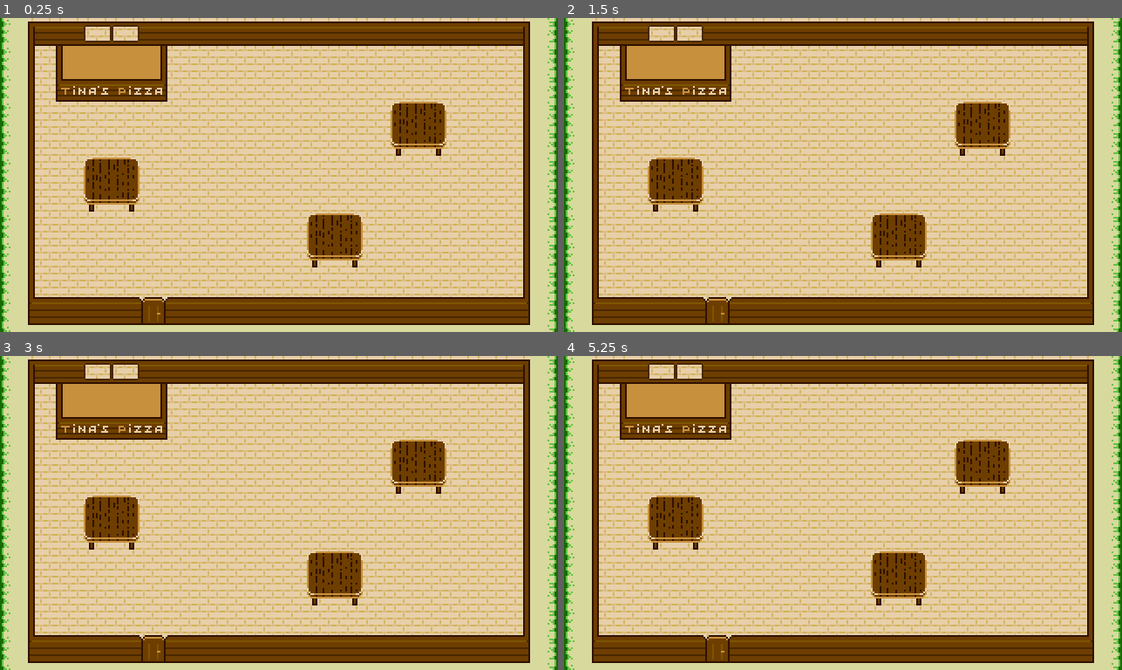
Above: before the commit, frames 1-4 (two rows, left to right).
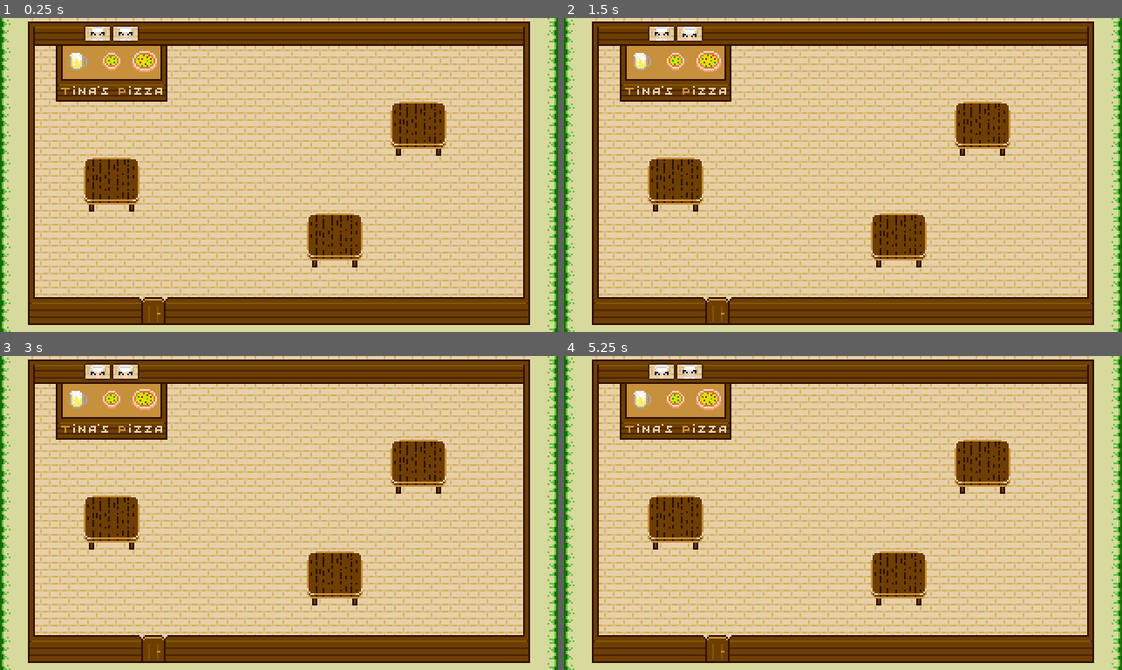
Above: after the commit, the same moments.

Repository: mikecodev/LowEffortJam18
Game: Godot game, scene res://levels/MainScene.tscn
Two runs of this game, one before a commit and one after it. Both use one fixed random seed, a clock stepped at 60 frames per second and the inputs below. This scene is started directly instead of the project's main scene.
Inputs:
- Up to frame 1 (0.25 s): no input
- Up to frame 2 (1.5 s): hold Right (ui_right) 0.53-1.28 s; hold Down (ui_down) from 1.28 s (still down)
- Up to frame 3 (3 s): release Down (ui_down) at 2.03 s; hold Right (ui_right) 2.03-2.78 s; hold Up (ui_up) from 2.78 s (still down)
- Up to frame 4 (5.25 s): release Up (ui_up) at 3.53 s; hold Left (ui_left) 3.53-5.03 s; hold Down (ui_down) from 5.03 s (still down)

The runs differ from the first frame. In frame 1, 0.6% of the frame differs, in the area x 12-29%, y 2-18%; in frame 2, 0.6%; in frame 3, 0.6%; in frame 4, 0.6%.

Commit message:
Pizza entity and spawner

Diff:
--- a/entities/Bubble.tscn
+++ b/entities/Bubble.tscn
@@ -15,21 +15,21 @@
 atlas = ExtResource( 1 )
 region = Rect2( 64, 0, 16, 16 )
 
+[sub_resource type="AtlasTexture" id=3]
+atlas = ExtResource( 1 )
+region = Rect2( 48, 0, 16, 16 )
+
 [sub_resource type="AtlasTexture" id=2]
 atlas = ExtResource( 1 )
 region = Rect2( 16, 0, 16, 16 )
 
-[sub_resource type="AtlasTexture" id=3]
+[sub_resource type="AtlasTexture" id=8]
 atlas = ExtResource( 1 )
-region = Rect2( 48, 0, 16, 16 )
+region = Rect2( 32, 0, 16, 16 )
 
 [sub_resource type="AtlasTexture" id=7]
 atlas = ExtResource( 1 )
 region = Rect2( 80, 0, 16, 16 )
-
-[sub_resource type="AtlasTexture" id=8]
-atlas = ExtResource( 1 )
-region = Rect2( 32, 0, 16, 16 )
 
 [sub_resource type="SpriteFrames" id=4]
 animations = [ {
@@ -48,28 +48,29 @@
 "name": "disappointed",
 "speed": 5.0
 }, {
+"frames": [ SubResource( 3 ) ],
+"loop": true,
+"name": "upset",
+"speed": 5.0
+}, {
 "frames": [ SubResource( 2 ) ],
 "loop": true,
 "name": "happy",
 "speed": 5.0
 }, {
-"frames": [ SubResource( 3 ) ],
+"frames": [ SubResource( 8 ) ],
 "loop": true,
-"name": "upset",
+"name": "unhappy",
 "speed": 5.0
 }, {
 "frames": [ SubResource( 7 ) ],
 "loop": true,
 "name": "inlove",
 "speed": 5.0
-}, {
-"frames": [ SubResource( 8 ) ],
-"loop": true,
-"name": "unhappy",
-"speed": 5.0
 } ]
 
 [node name="Bubble" type="AnimatedSprite"]
+z_index = 12
 frames = SubResource( 4 )
 animation = "empty"
 script = ExtResource( 2 )
--- a/entities/Client.tscn
+++ b/entities/Client.tscn
@@ -3,6 +3,7 @@
 [ext_resource path="res://entities/Client.gd" type="Script" id=1]
 
 [node name="Client" type="Node2D"]
+z_index = 12
 script = ExtResource( 1 )
 
 [node name="PatienceTimer" type="Timer" parent="."]
--- a/entities/Movable.tscn
+++ b/entities/Movable.tscn
@@ -39,6 +39,18 @@
 radius = 3.0
 height = 2.0
 
+[sub_resource type="AtlasTexture" id=16]
+atlas = ExtResource( 8 )
+region = Rect2( 0, 0, 16, 16 )
+
+[sub_resource type="AtlasTexture" id=17]
+atlas = ExtResource( 8 )
+region = Rect2( 16, 0, 16, 16 )
+
+[sub_resource type="AtlasTexture" id=18]
+atlas = ExtResource( 8 )
+region = Rect2( 32, 0, 16, 16 )
+
 [sub_resource type="AtlasTexture" id=7]
 atlas = ExtResource( 3 )
 region = Rect2( 0, 0, 16, 16 )
@@ -51,18 +63,6 @@
 atlas = ExtResource( 3 )
 region = Rect2( 32, 0, 16, 16 )
 
-[sub_resource type="AtlasTexture" id=16]
-atlas = ExtResource( 8 )
-region = Rect2( 0, 0, 16, 16 )
-
-[sub_resource type="AtlasTexture" id=17]
-atlas = ExtResource( 8 )
-region = Rect2( 16, 0, 16, 16 )
-
-[sub_resource type="AtlasTexture" id=18]
-atlas = ExtResource( 8 )
-region = Rect2( 32, 0, 16, 16 )
-
 [sub_resource type="AtlasTexture" id=2]
 atlas = ExtResource( 1 )
 region = Rect2( 0, 0, 16, 16 )
@@ -113,16 +113,16 @@
 
 [sub_resource type="SpriteFrames" id=4]
 animations = [ {
+"frames": [ SubResource( 16 ), SubResource( 17 ), SubResource( 18 ) ],
+"loop": true,
+"name": "left",
+"speed": 7.0
+}, {
 "frames": [ SubResource( 7 ), SubResource( 8 ), SubResource( 9 ) ],
 "loop": true,
 "name": "right",
 "speed": 7.0
 }, {
-"frames": [ SubResource( 16 ), SubResource( 17 ), SubResource( 18 ) ],
-"loop": true,
-"name": "left",
-"speed": 7.0
-}, {
 "frames": [ SubResource( 2 ), SubResource( 3 ) ],
 "loop": true,
 "name": "up",
@@ -153,6 +153,18 @@
 "name": "idledown",
 "speed": 5.0
 } ]
+
+[sub_resource type="AtlasTexture" id=88]
+atlas = ExtResource( 16 )
+region = Rect2( 0, 0, 16, 16 )
+
+[sub_resource type="AtlasTexture" id=89]
+atlas = ExtResource( 16 )
+region = Rect2( 16, 0, 16, 16 )
+
+[sub_resource type="AtlasTexture" id=90]
+atlas = ExtResource( 16 )
+region = Rect2( 32, 0, 16, 16 )
 
 [sub_resource type="AtlasTexture" id=91]
 atlas = ExtResource( 15 )
@@ -166,18 +178,6 @@
 atlas = ExtResource( 15 )
 region = Rect2( 32, 0, 16, 16 )
 
-[sub_resource type="AtlasTexture" id=88]
-atlas = ExtResource( 16 )
-region = Rect2( 0, 0, 16, 16 )
-
-[sub_resource type="AtlasTexture" id=89]
-atlas = ExtResource( 16 )
-region = Rect2( 16, 0, 16, 16 )
-
-[sub_resource type="AtlasTexture" id=90]
-atlas = ExtResource( 16 )
-region = Rect2( 32, 0, 16, 16 )
-
 [sub_resource type="AtlasTexture" id=38]
 atlas = ExtResource( 17 )
 region = Rect2( 0, 0, 16, 16 )
@@ -228,16 +228,16 @@
 
 [sub_resource type="SpriteFrames" id=23]
 animations = [ {
+"frames": [ SubResource( 88 ), SubResource( 89 ), SubResource( 90 ) ],
+"loop": true,
+"name": "left",
+"speed": 7.0
+}, {
 "frames": [ SubResource( 91 ), SubResource( 92 ), SubResource( 93 ) ],
 "loop": true,
 "name": "right",
 "speed": 7.0
 }, {
-"frames": [ SubResource( 88 ), SubResource( 89 ), SubResource( 90 ) ],
-"loop": true,
-"name": "left",
-"speed": 7.0
-}, {
 "frames": [ SubResource( 38 ), SubResource( 39 ) ],
 "loop": true,
 "name": "up",
@@ -268,6 +268,18 @@
 "name": "idledown",
 "speed": 5.0
 } ]
+
+[sub_resource type="AtlasTexture" id=94]
+atlas = ExtResource( 24 )
+region = Rect2( 0, 0, 16, 16 )
+
+[sub_resource type="AtlasTexture" id=95]
+atlas = ExtResource( 24 )
+region = Rect2( 16, 0, 16, 16 )
+
+[sub_resource type="AtlasTexture" id=96]
+atlas = ExtResource( 24 )
+region = Rect2( 32, 0, 16, 16 )
 
 [sub_resource type="AtlasTexture" id=97]
 atlas = ExtResource( 26 )
@@ -281,18 +293,6 @@
 atlas = ExtResource( 26 )
 region = Rect2( 32, 0, 16, 16 )
 
-[sub_resource type="AtlasTexture" id=94]
-atlas = ExtResource( 24 )
-region = Rect2( 0, 0, 16, 16 )
-
-[sub_resource type="AtlasTexture" id=95]
-atlas = ExtResource( 24 )
-region = Rect2( 16, 0, 16, 16 )
-
-[sub_resource type="AtlasTexture" id=96]
-atlas = ExtResource( 24 )
-region = Rect2( 32, 0, 16, 16 )
-
 [sub_resource type="AtlasTexture" id=47]
 atlas = ExtResource( 21 )
 region = Rect2( 0, 0, 16, 16 )
@@ -343,16 +343,16 @@
 
 [sub_resource type="SpriteFrames" id=44]
 animations = [ {
+"frames": [ SubResource( 94 ), SubResource( 95 ), SubResource( 96 ) ],
+"loop": true,
+"name": "left",
+"speed": 7.0
+}, {
 "frames": [ SubResource( 97 ), SubResource( 98 ), SubResource( 99 ) ],
 "loop": true,
 "name": "right",
 "speed": 7.0
 }, {
-"frames": [ SubResource( 94 ), SubResource( 95 ), SubResource( 96 ) ],
-"loop": true,
-"name": "left",
-"speed": 7.0
-}, {
 "frames": [ SubResource( 47 ), SubResource( 48 ) ],
 "loop": true,
 "name": "up",
@@ -383,6 +383,18 @@
 "name": "idledown",
 "speed": 5.0
 } ]
+
+[sub_resource type="AtlasTexture" id=76]
+atlas = ExtResource( 30 )
+region = Rect2( 0, 0, 16, 16 )
+
+[sub_resource type="AtlasTexture" id=77]
+atlas = ExtResource( 30 )
+region = Rect2( 16, 0, 16, 16 )
+
+[sub_resource type="AtlasTexture" id=78]
+atlas = ExtResource( 30 )
+region = Rect2( 32, 0, 16, 16 )
 
 [sub_resource type="AtlasTexture" id=83]
 atlas = ExtResource( 33 )
@@ -396,18 +408,6 @@
 atlas = ExtResource( 33 )
 region = Rect2( 32, 0, 16, 16 )
 
-[sub_resource type="AtlasTexture" id=76]
-atlas = ExtResource( 30 )
-region = Rect2( 0, 0, 16, 16 )
-
-[sub_resource type="AtlasTexture" id=77]
-atlas = ExtResource( 30 )
-region = Rect2( 16, 0, 16, 16 )
-
-[sub_resource type="AtlasTexture" id=78]
-atlas = ExtResource( 30 )
-region = Rect2( 32, 0, 16, 16 )
-
 [sub_resource type="AtlasTexture" id=79]
 atlas = ExtResource( 31 )
 region = Rect2( 0, 0, 16, 16 )
@@ -458,16 +458,16 @@
 
 [sub_resource type="SpriteFrames" id=63]
 animations = [ {
+"frames": [ SubResource( 76 ), SubResource( 77 ), SubResource( 78 ) ],
+"loop": true,
+"name": "left",
+"speed": 7.0
+}, {
 "frames": [ SubResource( 83 ), SubResource( 84 ), SubResource( 85 ) ],
 "loop": true,
 "name": "right",
 "speed": 7.0
 }, {
-"frames": [ SubResource( 76 ), SubResource( 77 ), SubResource( 78 ) ],
-"loop": true,
-"name": "left",
-"speed": 7.0
-}, {
 "frames": [ SubResource( 79 ), SubResource( 80 ) ],
 "loop": true,
 "name": "up",
@@ -500,6 +500,7 @@
 } ]
 
 [node name="Movable" type="KinematicBody2D"]
+z_index = 12
 script = ExtResource( 4 )
 
 [node name="CollisionShape2D" type="CollisionShape2D" parent="."]
@@ -511,7 +512,6 @@
 position = Vector2( 0, -8 )
 frames = SubResource( 4 )
 animation = "idledown"
-frame = 1
 playing = true
 
 [node name="asNpc01" type="AnimatedSprite" parent="."]
@@ -519,6 +519,7 @@
 position = Vector2( 0, -8 )
 frames = SubResource( 23 )
 animation = "right"
+frame = 1
 playing = true
 
 [node name="asNpc02" type="AnimatedSprite" parent="."]
@@ -526,7 +527,7 @@
 position = Vector2( 0, -8 )
 frames = SubResource( 44 )
 animation = "right"
-frame = 1
+frame = 2
 playing = true
 
 [node name="asNpc03" type="AnimatedSprite" parent="."]
--- /dev/null
+++ b/entities/Pizza.gd
@@ -0,0 +1,63 @@
+extends Area2D
+
+class_name Pizza
+
+enum TYPE {
+	PSmall,
+	PLarge,
+	MSmall,
+	MLarge,
+	VSmall,
+	VLarge,
+	Beer
+}
+
+enum STATUS {
+	Ready,
+	BeingServed,
+	Served,
+	Droped
+}
+
+var sprite: Sprite
+export(TYPE) var type
+export(STATUS) var status
+
+func _ready():
+	var random = RandomNumberGenerator.new()
+	random.randomize()
+	$Timer.wait_time = random.randi_range(5, 10)
+	SetPizzaType(random.randi_range(0, 6))
+	status = STATUS.Ready
+
+func SetPizzaType(type):
+	match type:
+		TYPE.PSmall:
+			sprite = $PSmall
+		TYPE.PLarge:
+			sprite = $PLarge
+		TYPE.MSmall:
+			sprite = $MSmall
+		TYPE.MLarge:
+			sprite = $MLarge
+		TYPE.VSmall:
+			sprite = $VSmall
+		TYPE.VLarge:
+			sprite = $VLarge
+		TYPE.Beer:
+			sprite = $Beer
+	$PSmall.visible = false
+	$PLarge.visible = false
+	$MSmall.visible = false
+	$MLarge.visible = false
+	$VSmall.visible = false
+	$VLarge.visible = false
+	$Beer.visible = false
+	sprite.visible = true
+
+func _on_Timer_timeout():
+	var random = RandomNumberGenerator.new()
+	random.randomize()
+	$Timer.wait_time = random.randi_range(5, 10)
+	if status == STATUS.Ready:
+		SetPizzaType(random.randi_range(0, 6))
--- /dev/null
+++ b/entities/Pizza.tscn
@@ -0,0 +1,53 @@
+[gd_scene load_steps=10 format=2]
+
+[ext_resource path="res://sprites/pepperoni_pizza_small.png" type="Texture" id=1]
+[ext_resource path="res://sprites/veggie_pizza_big.png" type="Texture" id=2]
+[ext_resource path="res://sprites/pepperoni_pizza_big.png" type="Texture" id=3]
+[ext_resource path="res://sprites/mixed_pizza_small.png" type="Texture" id=4]
+[ext_resource path="res://sprites/veggie_pizza_small.png" type="Texture" id=5]
+[ext_resource path="res://sprites/mixed_pizza_big.png" type="Texture" id=6]
+[ext_resource path="res://entities/Pizza.gd" type="Script" id=7]
+[ext_resource path="res://sprites/beer.png" type="Texture" id=8]
+
+[sub_resource type="CircleShape2D" id=1]
+radius = 7.0
+
+[node name="Pizza" type="Area2D"]
+script = ExtResource( 7 )
+
+[node name="Collider" type="CollisionShape2D" parent="."]
+shape = SubResource( 1 )
+
+[node name="PSmall" type="Sprite" parent="."]
+visible = false
+texture = ExtResource( 1 )
+
+[node name="PLarge" type="Sprite" parent="."]
+visible = false
+texture = ExtResource( 3 )
+
+[node name="MSmall" type="Sprite" parent="."]
+visible = false
+texture = ExtResource( 4 )
+
+[node name="MLarge" type="Sprite" parent="."]
+visible = false
+texture = ExtResource( 6 )
+
+[node name="VSmall" type="Sprite" parent="."]
+visible = false
+texture = ExtResource( 5 )
+
+[node name="VLarge" type="Sprite" parent="."]
+visible = false
+texture = ExtResource( 2 )
+
+[node name="Beer" type="Sprite" parent="."]
+visible = false
+texture = ExtResource( 8 )
+
+[node name="Timer" type="Timer" parent="."]
+wait_time = 10.0
+autostart = true
+
+[connection signal="timeout" from="Timer" to="." method="_on_Timer_timeout"]
--- a/levels/MainScene.tscn
+++ b/levels/MainScene.tscn
@@ -1,9 +1,11 @@
-[gd_scene load_steps=28 format=2]
+[gd_scene load_steps=36 format=2]
 
 [ext_resource path="res://entities/GUI/HUD.tscn" type="PackedScene" id=1]
 [ext_resource path="res://levels/LevelController.gd" type="Script" id=2]
 [ext_resource path="res://entities/Table.tscn" type="PackedScene" id=3]
 [ext_resource path="res://sprites/tileset.png" type="Texture" id=4]
+[ext_resource path="res://entities/Pizza.tscn" type="PackedScene" id=5]
+[ext_resource path="res://sprites/cook.png" type="Texture" id=6]
 
 [sub_resource type="ConvexPolygonShape2D" id=10]
 points = PoolVector2Array( 0, 0, 16, 0, 16, 16, 0, 16 )
@@ -508,12 +510,45 @@
 23/shapes = [  ]
 23/z_index = 0
 
+[sub_resource type="AtlasTexture" id=31]
+atlas = ExtResource( 6 )
+region = Rect2( 0, 0, 16, 16 )
+
+[sub_resource type="AtlasTexture" id=32]
+atlas = ExtResource( 6 )
+region = Rect2( 16, 0, 16, 16 )
+
+[sub_resource type="SpriteFrames" id=33]
+animations = [ {
+"frames": [ SubResource( 31 ), SubResource( 32 ) ],
+"loop": true,
+"name": "default",
+"speed": 4.0
+} ]
+
+[sub_resource type="AtlasTexture" id=34]
+atlas = ExtResource( 6 )
+region = Rect2( 0, 0, 16, 16 )
+
+[sub_resource type="AtlasTexture" id=35]
+atlas = ExtResource( 6 )
+region = Rect2( 16, 0, 16, 16 )
+
+[sub_resource type="SpriteFrames" id=36]
+animations = [ {
+"frames": [ SubResource( 34 ), SubResource( 35 ) ],
+"loop": true,
+"name": "default",
+"speed": 5.0
+} ]
+
 [node name="MainScene" type="YSort"]
 script = ExtResource( 2 )
 
 [node name="Navigation2D" type="Navigation2D" parent="."]
 
 [node name="Ground" type="TileMap" parent="Navigation2D"]
+z_index = 8
 tile_set = SubResource( 7 )
 cell_size = Vector2( 16, 16 )
 cell_custom_transform = Transform2D( 16, 0, 0, 16, 0, 0 )
@@ -521,6 +556,7 @@
 tile_data = PoolIntArray( -131072, 11, 0, -131071, 12, 0, -131070, 12, 0, -131069, 12, 0, -131068, 12, 0, -131067, 12,  …(4917 unchanged characters)…
 
 [node name="Walls" type="TileMap" parent="Navigation2D"]
+z_index = 10
 tile_set = SubResource( 7 )
 cell_size = Vector2( 16, 16 )
 cell_custom_transform = Transform2D( 16, 0, 0, 16, 0, 0 )
@@ -539,9 +575,40 @@
 
 [node name="Table" parent="." instance=ExtResource( 3 )]
 position = Vector2( 64, 96 )
+z_index = 12
 
 [node name="Table2" parent="." instance=ExtResource( 3 )]
 position = Vector2( 192, 128 )
+z_index = 12
 
 [node name="Table3" parent="." instance=ExtResource( 3 )]
 position = Vector2( 240, 64 )
+z_index = 12
+
+[node name="PizzaSpawn1" parent="." instance=ExtResource( 5 )]
+position = Vector2( 45, 25 )
+z_index = 12
+type = 1
+
+[node name="PizzaSpawn2" parent="." instance=ExtResource( 5 )]
+position = Vector2( 64, 25 )
+z_index = 12
+type = 6
+
+[node name="PizzaSpawn3" parent="." instance=ExtResource( 5 )]
+position = Vector2( 83, 25 )
+z_index = 12
+type = 4
+
+[node name="Cook1" type="AnimatedSprite" parent="."]
+position = Vector2( 72, 12 )
+z_index = 9
+frames = SubResource( 33 )
+playing = true
+
+[node name="Cook2" type="AnimatedSprite" parent="."]
+position = Vector2( 56, 12 )
+z_index = 9
+frames = SubResource( 36 )
+frame = 1
+playing = true
--- a/project.godot
+++ b/project.godot
@@ -23,11 +23,17 @@
 "class": "Movable",
 "language": "GDScript",
 "path": "res://entities/Movable.gd"
+}, {
+"base": "Area2D",
+"class": "Pizza",
+"language": "GDScript",
+"path": "res://entities/Pizza.gd"
 } ]
 _global_script_class_icons={
 "Bubble": "",
 "Client": "",
-"Movable": ""
+"Movable": "",
+"Pizza": ""
 }
 
 [application]
@@ -79,6 +85,37 @@
 "svg/scale": 1.0
 }
 
+[input]
+
+ui_left={
+"deadzone": 0.5,
+"events": [ Object(InputEventKey,"resource_local_to_scene":false,"resource_name":"","device":0,"alt":false,"shift":false,"control":false,"meta":false,"command":false,"pressed":false,"scancode":16777231,"physical_scancode":0,"unicode":0,"echo":false,"script":null)
+, Object(InputEventJoypadButton,"resource_local_to_scene":false,"resource_name":"","device":0,"button_index":14,"pressure":0.0,"pressed":false,"script":null)
+, Object(InputEventKey,"resource_local_to_scene":false,"resource_name":"","device":0,"alt":false,"shift":false,"control":false,"meta":false,"command":false,"pressed":false,"scancode":0,"physical_scancode":65,"unicode":0,"echo":false,"script":null)
+ ]
+}
+ui_right={
+"deadzone": 0.5,
+"events": [ Object(InputEventKey,"resource_local_to_scene":false,"resource_name":"","device":0,"alt":false,"shift":false,"control":false,"meta":false,"command":false,"pressed":false,"scancode":16777233,"physical_scancode":0,"unicode":0,"echo":false,"script":null)
+, Object(InputEventJoypadButton,"resource_local_to_scene":false,"resource_name":"","device":0,"button_index":15,"pressure":0.0,"pressed":false,"script":null)
+, Object(InputEventKey,"resource_local_to_scene":false,"resource_name":"","device":0,"alt":false,"shift":false,"control":false,"meta":false,"command":false,"pressed":false,"scancode":0,"physical_scancode":68,"unicode":0,"echo":false,"script":null)
+ ]
+}
+ui_up={
+"deadzone": 0.5,
+"events": [ Object(InputEventKey,"resource_local_to_scene":false,"resource_name":"","device":0,"alt":false,"shift":false,"control":false,"meta":false,"command":false,"pressed":false,"scancode":16777232,"physical_scancode":0,"unicode":0,"echo":false,"script":null)
+, Object(InputEventJoypadButton,"resource_local_to_scene":false,"resource_name":"","device":0,"button_index":12,"pressure":0.0,"pressed":false,"script":null)
+, Object(InputEventKey,"resource_local_to_scene":false,"resource_name":"","device":0,"alt":false,"shift":false,"control":false,"meta":false,"command":false,"pressed":false,"scancode":0,"physical_scancode":87,"unicode":0,"echo":false,"script":null)
+ ]
+}
+ui_down={
+"deadzone": 0.5,
+"events": [ Object(InputEventKey,"resource_local_to_scene":false,"resource_name":"","device":0,"alt":false,"shift":false,"control":false,"meta":false,"command":false,"pressed":false,"scancode":16777234,"physical_scancode":0,"unicode":0,"echo":false,"script":null)
+, Object(InputEventJoypadButton,"resource_local_to_scene":false,"resource_name":"","device":0,"button_index":13,"pressure":0.0,"pressed":false,"script":null)
+, Object(InputEventKey,"resource_local_to_scene":false,"resource_name":"","device":0,"alt":false,"shift":false,"control":false,"meta":false,"command":false,"pressed":false,"scancode":0,"physical_scancode":83,"unicode":0,"echo":false,"script":null)
+ ]
+}
+
 [physics]
 
 common/enable_pause_aware_picking=true
Binary file added: sprites/cook.aseprite
Binary file added: sprites/cook.png
Not shown, added: sprites/cook.png.import
